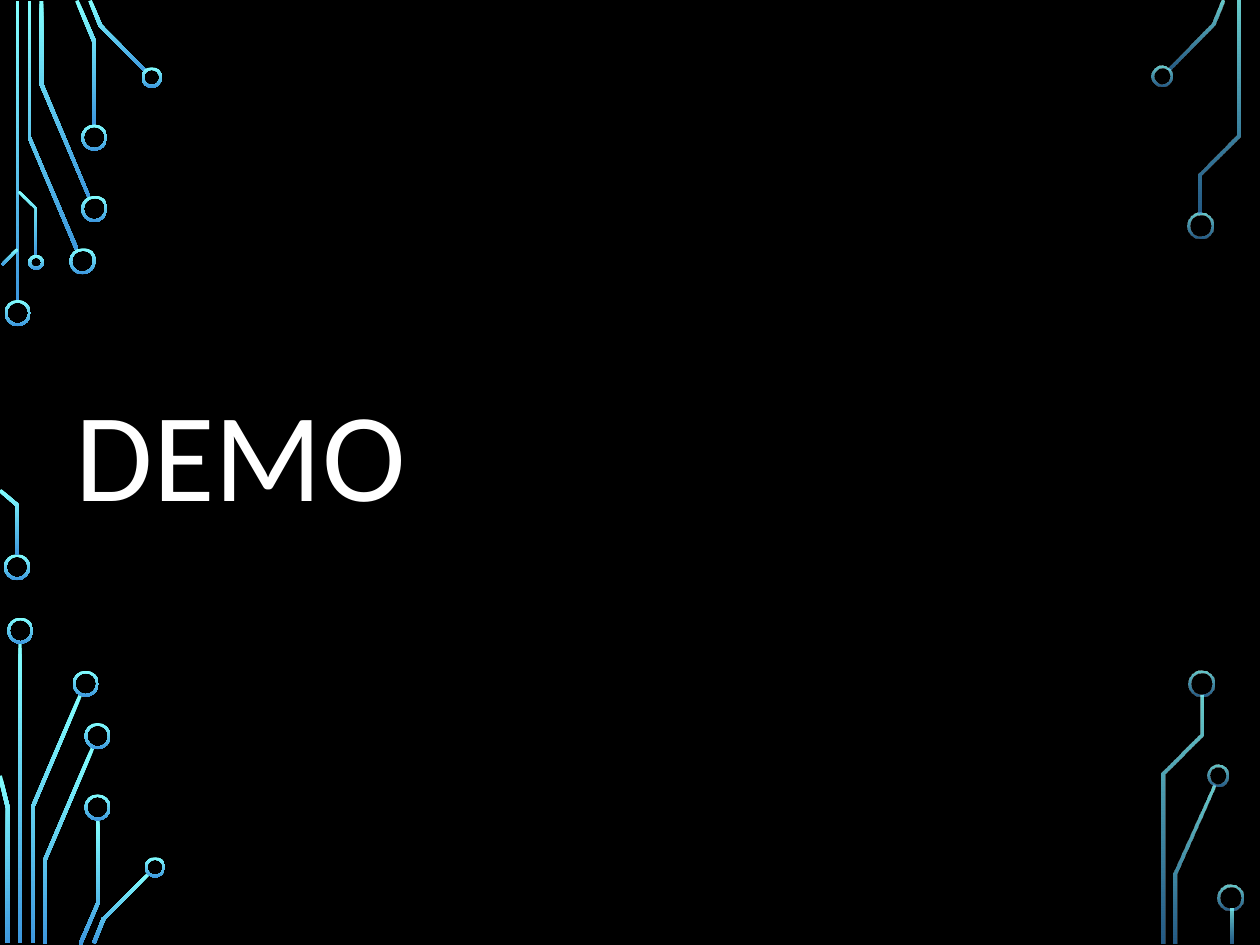
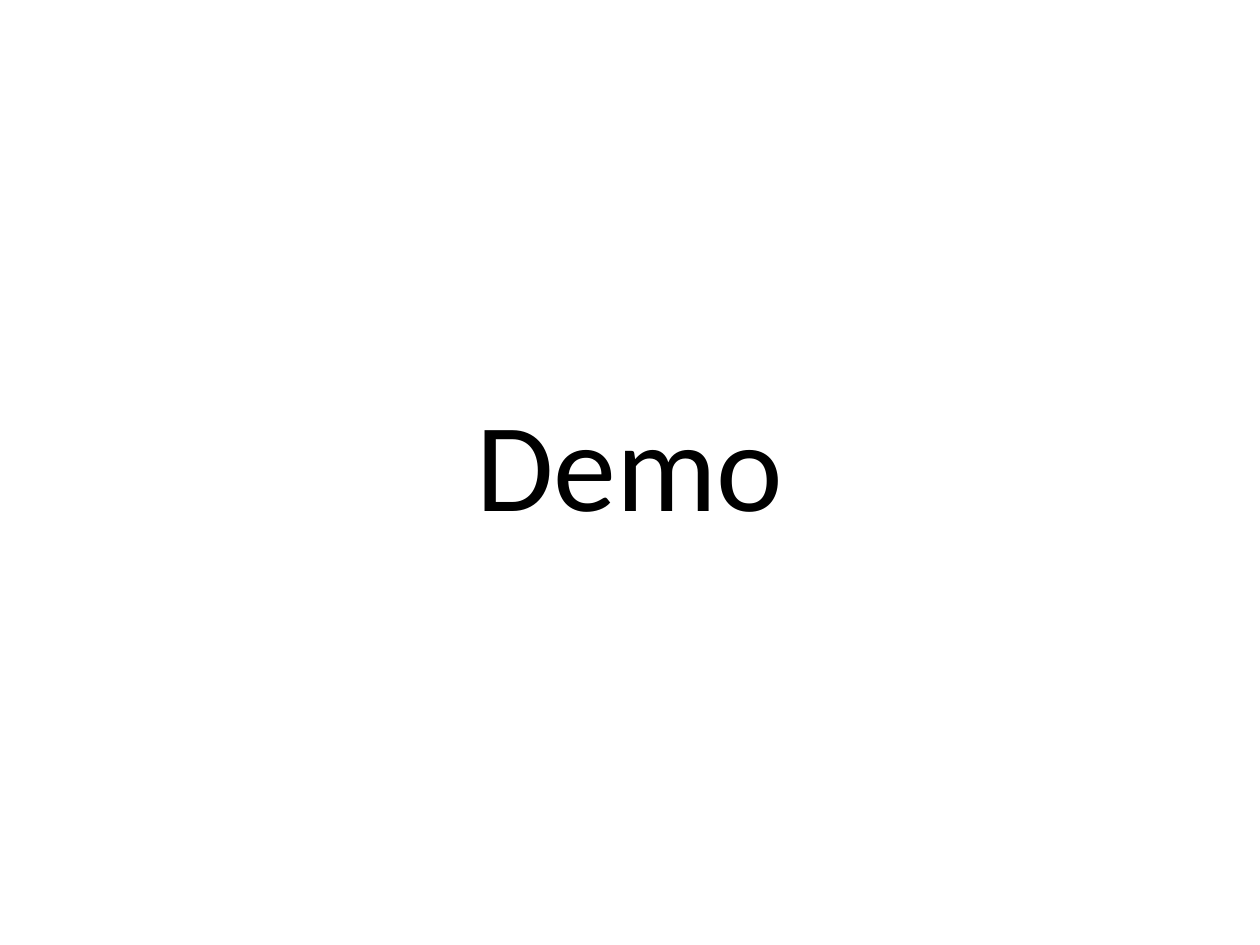
Before and after one commit to sperry94/ANST_Project, a slide deck: slide 12 of AOT2ProjectPresentation.pptx (slide 10 before the commit). Drawn at 1260x945 pixels with LibreOffice and Linux fonts; fonts in the diff are those of the drawing; background and template pictures are left out. Boxes give left, top, right and bottom in pixels: in the first picture for what was removed or moved away, otherwise in the second. Text is boxed around its words. In the diff, an @@ line names an element or a change of style, - is before the commit and + after.

```diff
--- a/AOT2ProjectPresentation.pptx
+++ b/AOT2ProjectPresentation.pptx
@@ background picture (left out) to #FFFFFF @@
@@ title at (x1=476, y1=430, x2=783, y2=512): text changed; text colour #FFFFFF to #000000 @@
-DEMO
+Demo
@@ group removed at (x1=0, y1=0, x2=1244, y2=945): 33 freeform shapes, 3 rectangles @@
```
Also in this commit, not shown: 10 other slides changed, 2 slides added.
